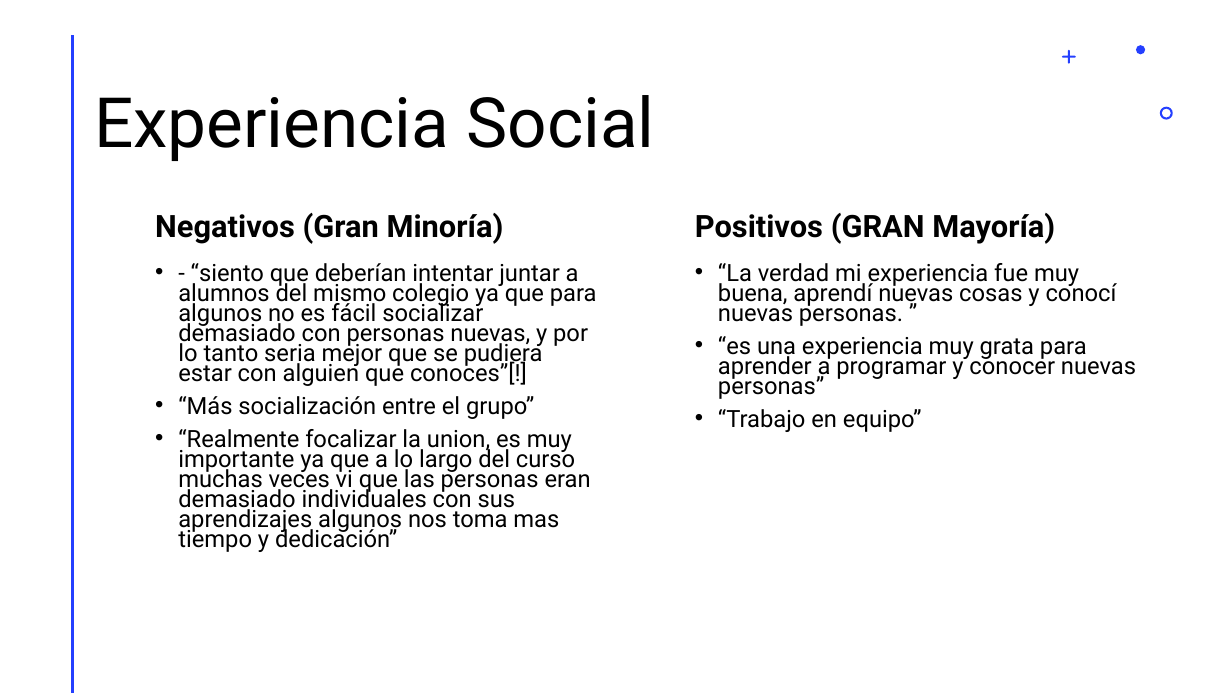
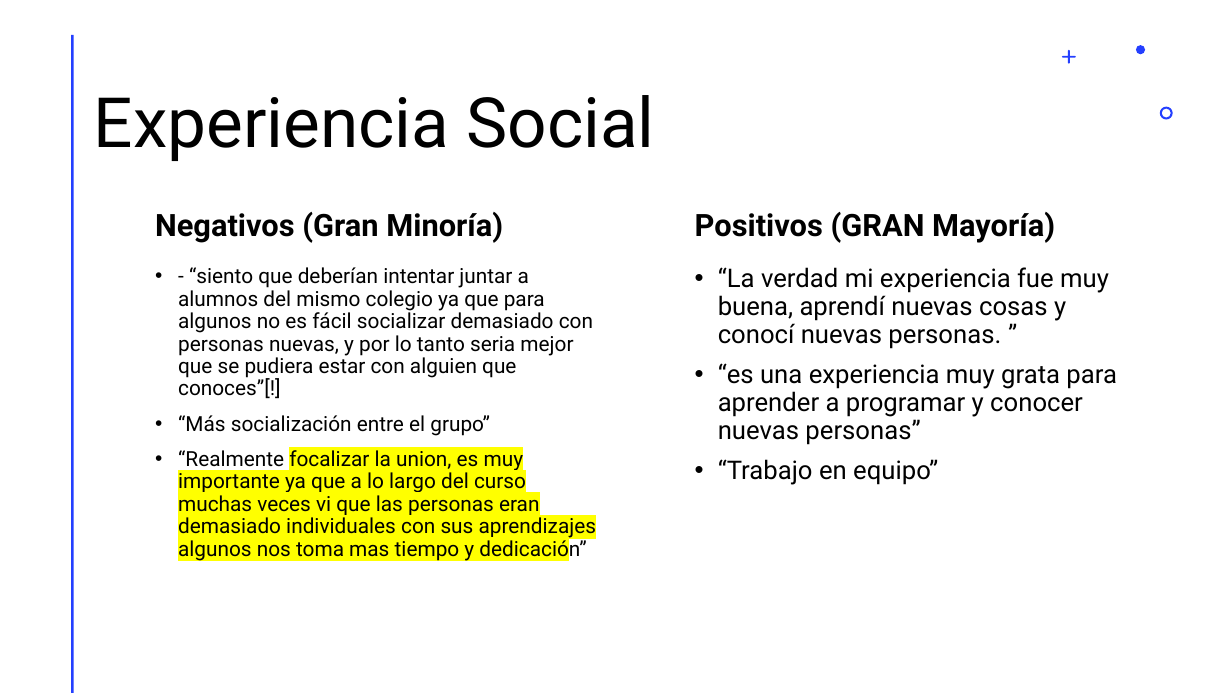
Before and after one commit to legadoTIC/DataAnalysis-2023, a slide deck: slide 3 of PRESENTATION/Ideas plasmadas en la encuesta.pptx. Drawn at 1232x693 pixels with LibreOffice and Linux fonts; fonts in the diff are those of the drawing. Boxes give left, top, right and bottom in pixels: in the first picture for what was removed or moved away, otherwise in the second. Text is boxed around its words. In the diff, an @@ line names an element or a change of style, - is before the commit and + after.

```diff
--- a/PRESENTATION/Ideas plasmadas en la encuesta.pptx
+++ b/PRESENTATION/Ideas plasmadas en la encuesta.pptx
@@ text "- “siento que deberían intentar ..." at bbox=[178, 267, 596, 561]: size 18.5 to 16.2 pt; highlight none to #FFFF00 in "focalizar la union, es muy importante ya ..."; line spacing 0.7 to 0.9 @@
@@ text "“La verdad mi experiencia fue ..." at bbox=[718, 267, 1117, 485]: size 18.5 to 20 pt; line spacing 0.7 to 0.9 @@
```
Also in this commit, not shown: 6 other slides changed.
